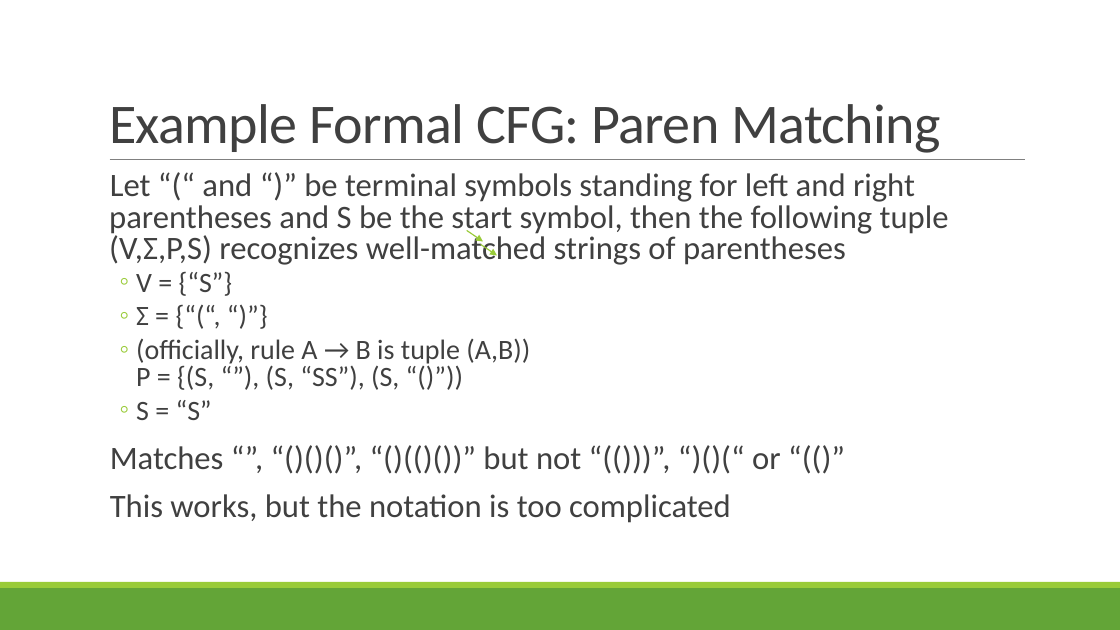
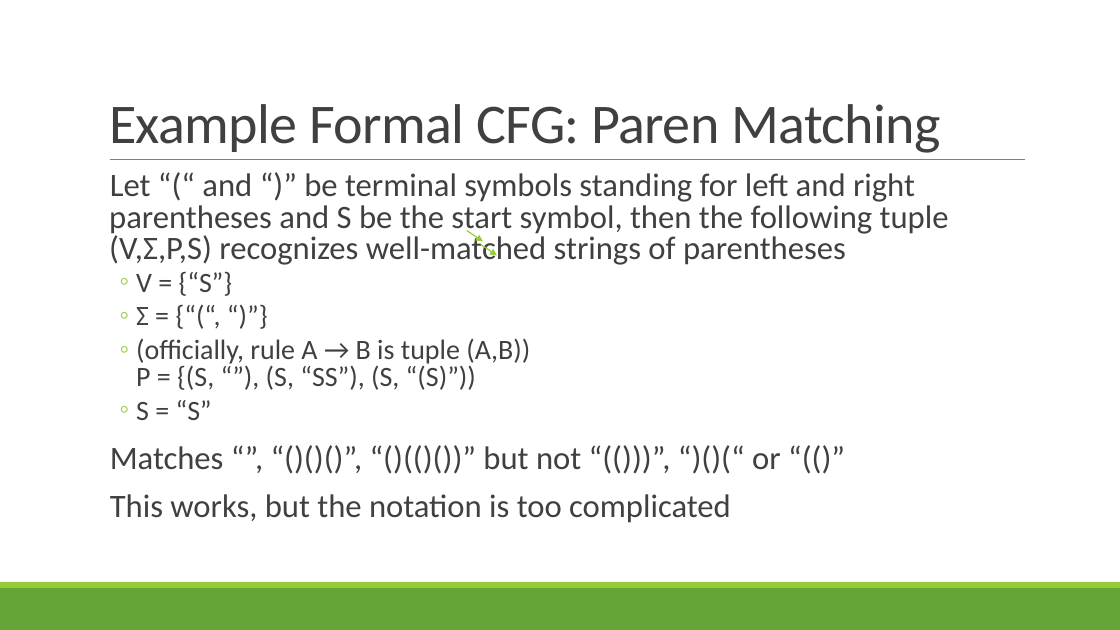
Before and after one commit to rbohrer/pl-course, a slide deck: slide 41 of LectureSlides/03Parsing.pptx. Drawn at 1120x630 pixels with LibreOffice and Linux fonts; fonts in the diff are those of the drawing. Boxes give left, top, right and bottom in pixels: in the first picture for what was removed or moved away, otherwise in the second. Text is boxed around its words. In the diff, an @@ line names an element or a change of style, - is before the commit and + after.

```diff
--- a/LectureSlides/03Parsing.pptx
+++ b/LectureSlides/03Parsing.pptx
@@ text at box(136, 338, 530, 390): text changed @@
-  ◦ (officially, rule A → B is tuple (A,B))
-    P = {(S, “”), (S, “SS”), (S, “()”))
+  ◦ (officially, rule A → B is tuple (A,B))
+    P = {(S, “”), (S, “SS”), (S, “(S)”))
```
Also in this commit, not shown: 13 other slides changed.
